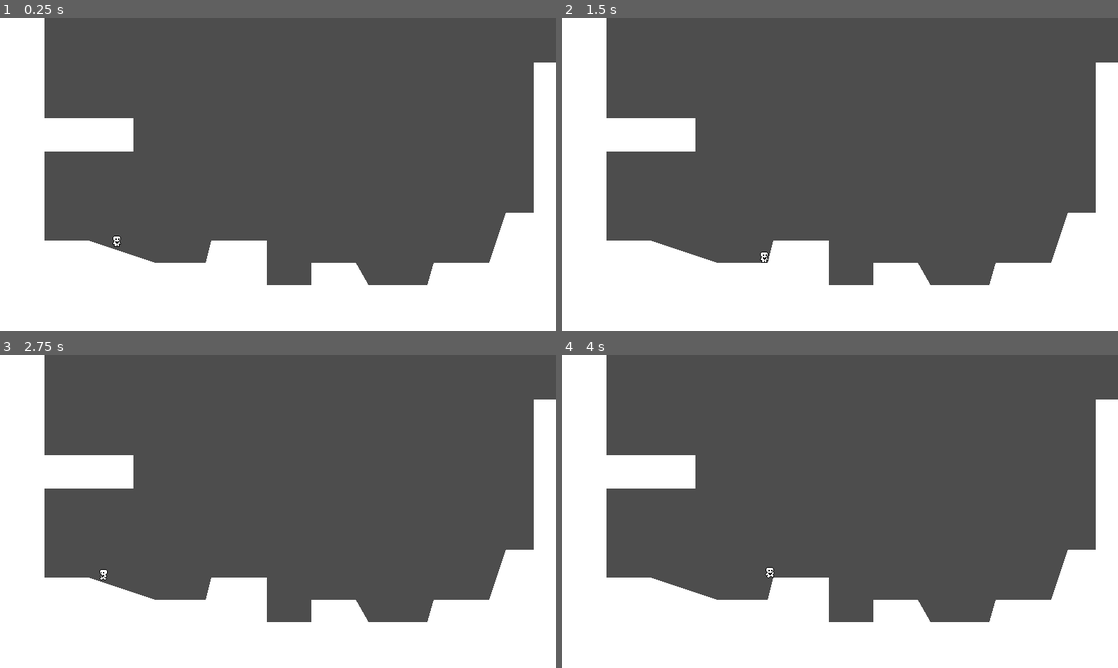
Above: before the commit, frames 1-4 (two rows, left to right).
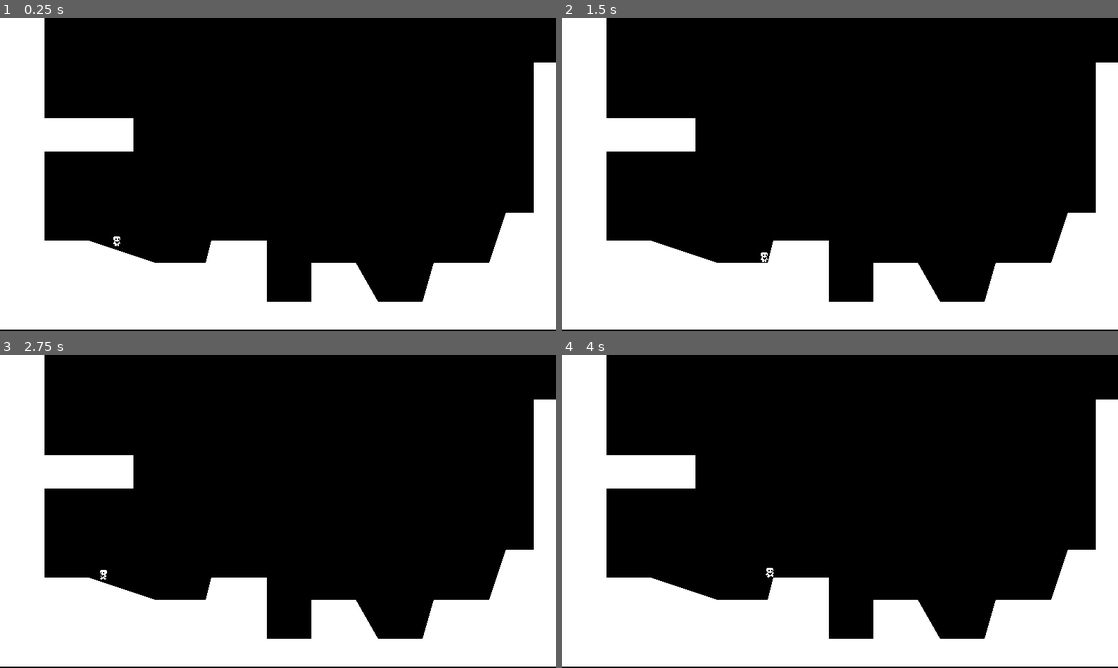
Above: after the commit, the same moments.

Repository: gpot22/goedware-jam-11
Game: Godot game, scene res://scene/world.tscn
Same seed, same stepped clock (60 frames per second), same inputs: the game is played once before the commit and once after it.
Inputs:
- Up to frame 1 (0.25 s): no input
- Up to frame 2 (1.5 s): tap Enter at 0.5 s; hold D (right) from 0.53 s (still down); tap Space (jump) at 0.77 s
- Up to frame 3 (2.75 s): tap Space (jump) at 1.52 s; release D (right) at 2.03 s; hold A (left) from 2.03 s (still down)
- Up to frame 4 (4 s): tap Space (jump) at 2.75, 3.02, 3.77 s; release A (left) at 2.78 s; hold D (right) from 2.78 s (still down)

The runs differ from the first frame. In frame 1, 68% of the frame differs, in the area x 0-100%, y 0-100%; in frame 2, 68%; in frame 3, 68%; in frame 4, 68%.

Commit message:
black bg

Diff:
--- a/scene/world.tscn
+++ b/scene/world.tscn
@@ -8,6 +8,7 @@
 script = ExtResource("1_q6a1s")
 
 [node name="Flatland" type="StaticBody2D" parent="."]
+position = Vector2(992, -2408)
 
 [node name="FlatlandCollider" type="CollisionPolygon2D" parent="Flatland"]
 position = Vector2(0.00012207, 0)
--- a/scripts/world.gd
+++ b/scripts/world.gd
@@ -8,5 +8,6 @@
 
 # Called when the node enters the scene tree for the first time.
 func _ready():
+	RenderingServer.set_default_clear_color(Color.BLACK)
 	flatland_polygon.polygon = flatland_collider.polygon
 	testland_polygon.polygon = testland_collider.polygon
